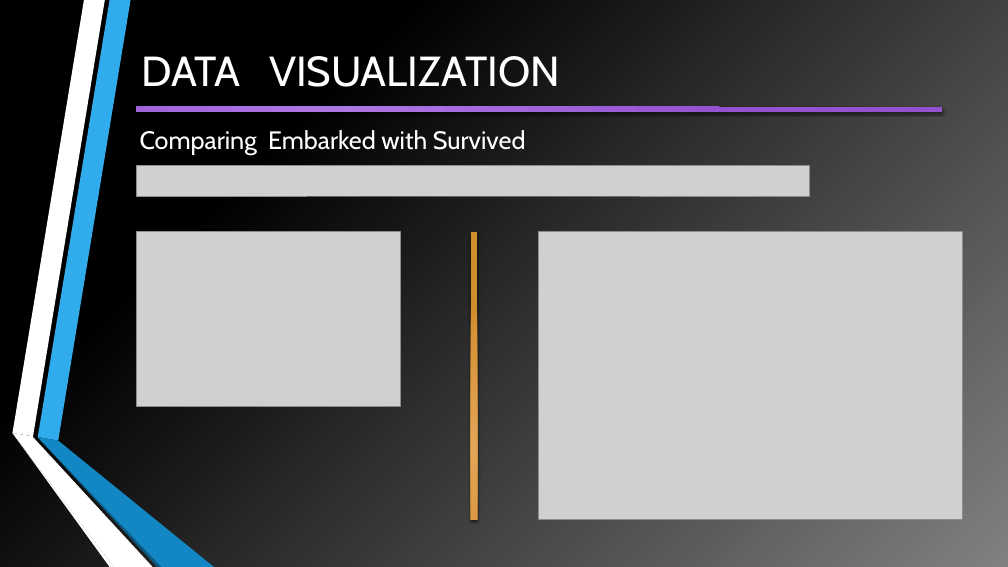
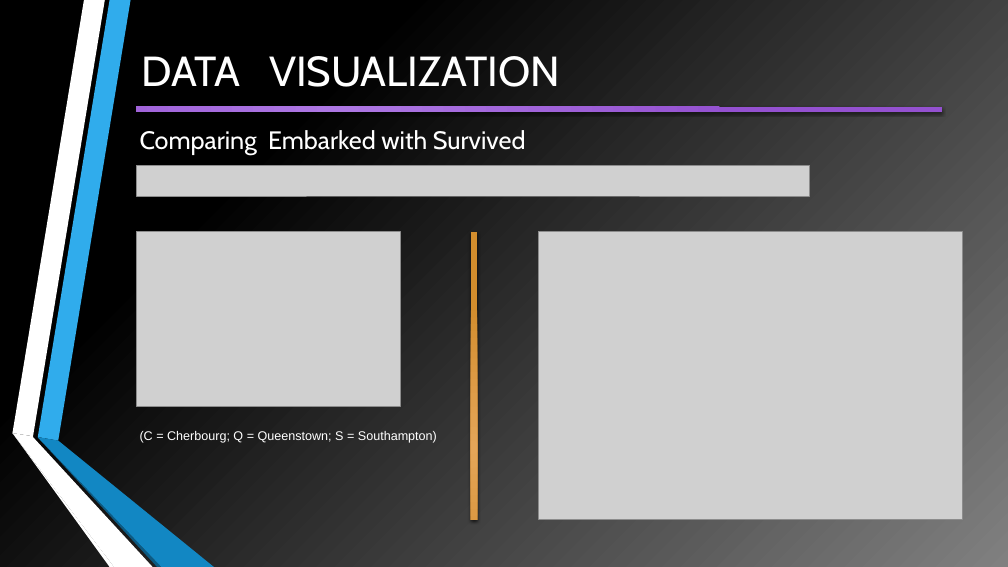
Before and after one commit to VirendraVerma-Viru/Titanic-Project-ML, a slide deck: slide 15 of TITANIC SURVIVOR PREDICTION.pptx. Drawn at 1008x567 pixels with LibreOffice and Linux fonts; fonts in the diff are those of the drawing; grey boxes stand for pictures. Boxes give left, top, right and bottom in pixels: in the first picture for what was removed or moved away, otherwise in the second. Text is boxed around its words. In the diff, an @@ line names an element or a change of style, - is before the commit and + after.

```diff
--- a/TITANIC SURVIVOR PREDICTION.pptx
+++ b/TITANIC SURVIVOR PREDICTION.pptx
@@ text added at [140, 431, 437, 443], 12 pt, text #FFFFFF @@
+  (C = Cherbourg; Q = Queenstown; S = Southampton)
```
Also in this commit, not shown: 7 other slides changed, 6 other files.
